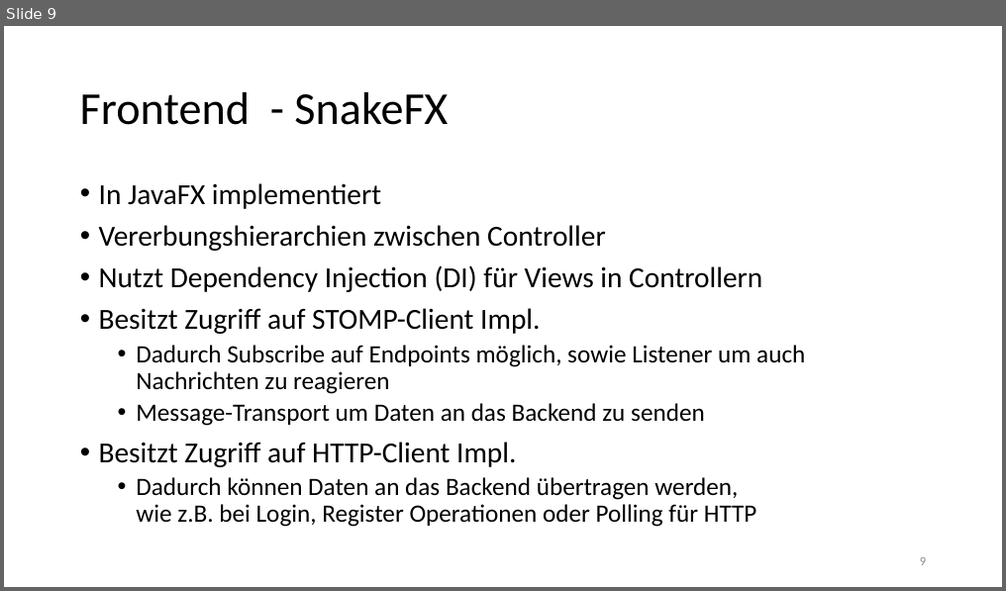
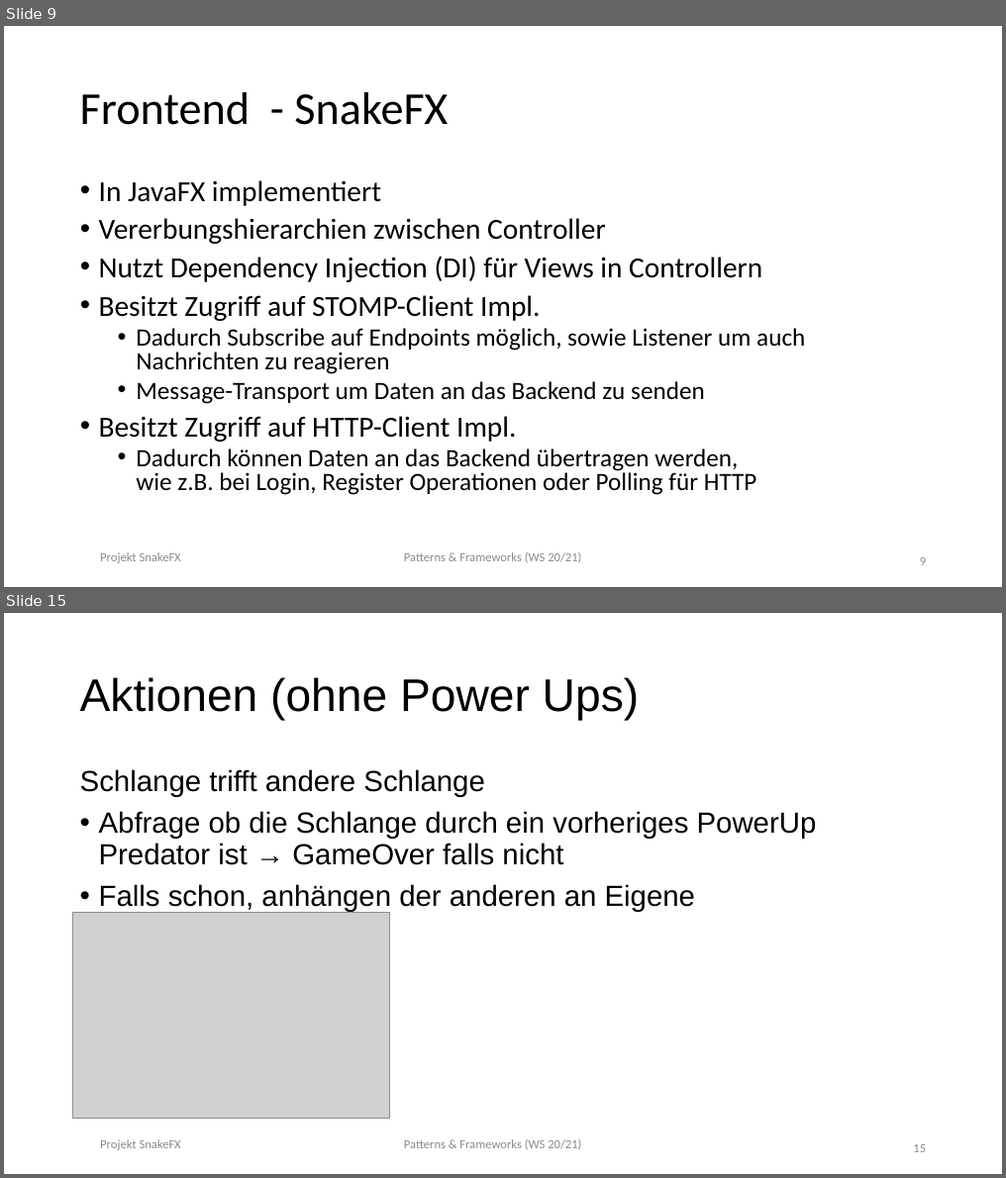
Before and after one commit to Bummelnderboris/Patterns_and_Frameworks, a slide deck: docs/00000_abgabe_final/3_Prasentation/Wulfert_PF_SnakeFX.pptx. Shown one above the other, each under a label of ours: slide 9 before the commit, slides 9 and 15 after it; the slides between them are not shown. The pictures are 1006x591 and 1006x1178 pixels, drawn with LibreOffice and Linux fonts; fonts in the diff are those of the drawing; grey boxes stand for pictures. Boxes give left, top, right and bottom in pixels: in the first picture for what was removed or moved away, otherwise in the second. Text is boxed around its words. In the diff, an @@ line names an element or a change of style, - is before the commit and + after.

```diff
--- a/docs/00000_abgabe_final/3_Prasentation/Wulfert_PF_SnakeFX.pptx
+++ b/docs/00000_abgabe_final/3_Prasentation/Wulfert_PF_SnakeFX.pptx
@@ slide 15 added at bbox=[4, 613, 1002, 1174], background #FFFFFF @@
@@ title added at bbox=[80, 677, 640, 721], 44 pt, text #000000 @@
+Aktionen (ohne Power Ups)
@@ text added at bbox=[80, 769, 817, 912], 28 pt, text #000000 @@
+Schlange trifft andere Schlange
+• Abfrage ob die Schlange durch ein vorheriges PowerUp Predator ist → GameOver falls nicht
+• Falls schon, anhängen der anderen an Eigene
@@ picture added at bbox=[73, 912, 390, 1119] @@
@@ text added at bbox=[100, 1140, 181, 1151], 12 pt, text #8B8B8B @@
+Projekt SnakeFX
@@ text added at bbox=[404, 1140, 581, 1151], 12 pt, text #8B8B8B @@
+Patterns & Frameworks (WS 20/21)
@@ page number added at bbox=[913, 1145, 926, 1153], 12 pt, text #8B8B8B @@
+15
@@ slide 9 changed as well @@
@@ text "In JavaFX implementiert" at bbox=[99, 180, 805, 495]: line spacing 0.9 to 0.8 @@
@@ text added at bbox=[100, 553, 181, 564], 12 pt, text #8B8B8B @@
+Projekt SnakeFX
@@ text added at bbox=[404, 553, 581, 564], 12 pt, text #8B8B8B @@
+Patterns & Frameworks (WS 20/21)
```
Also in this commit, not shown: 8 other slides changed, 7 other slides added, 1 slide removed, 3 other files.
